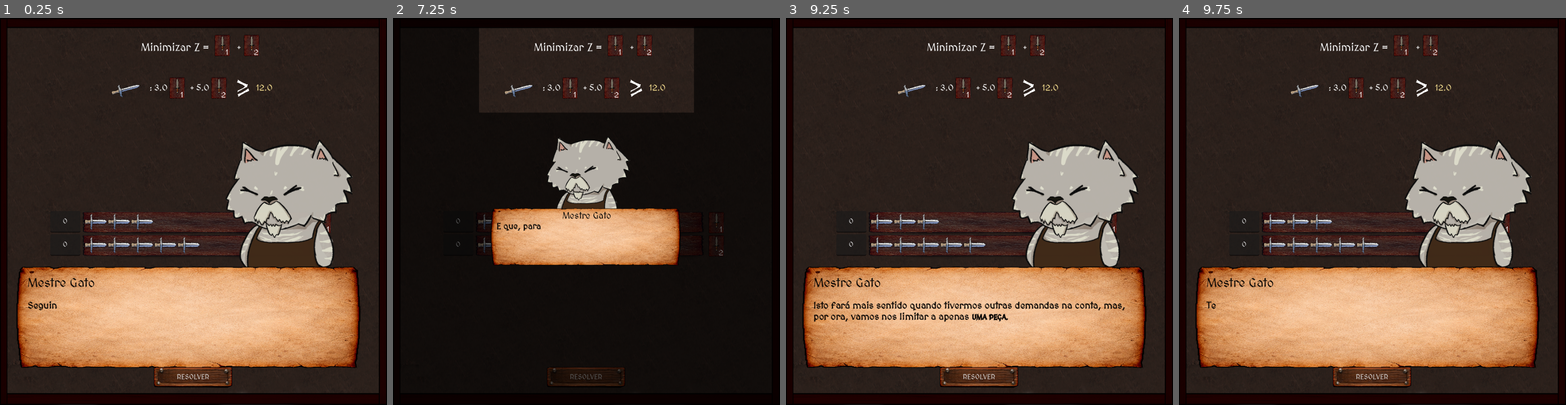
Above: before the commit, frames 1-4 (left to right).
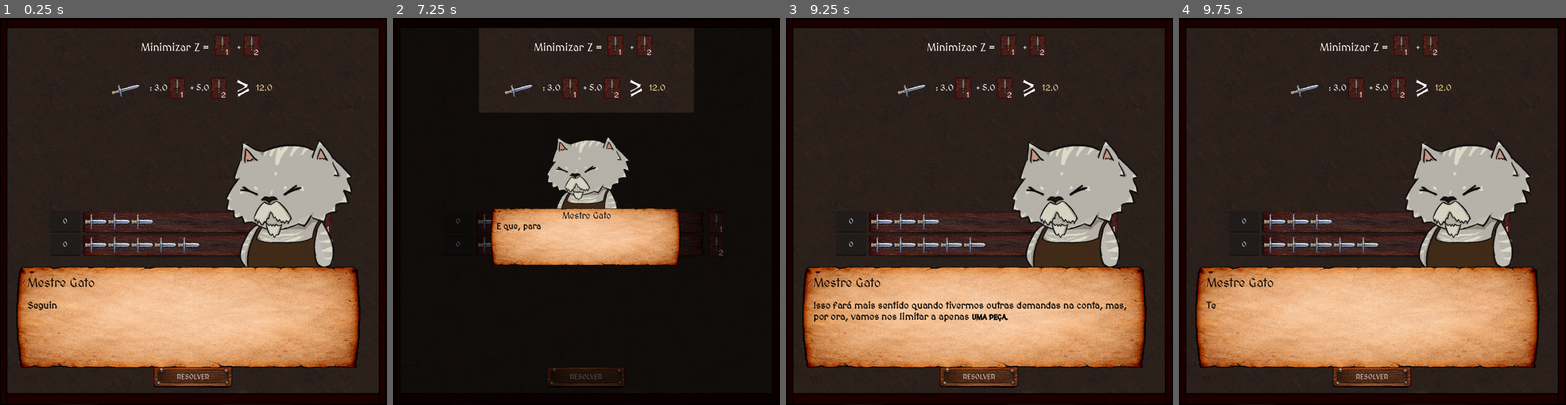
Above: after the commit, the same moments.

Repository: VitaumOS/Jogo_IC-Godot
Game: Godot game, scene res://scene/TreinoModelagem.tscn
Two runs of this game, one before a commit and one after it. Both use one fixed random seed, a clock stepped at 60 frames per second and the inputs below. This scene is started directly instead of the project's main scene.
Inputs (mouse positions are in pixels of both pictures, inside the frame that each line leads up to):
- Up to frame 1 (0.25 s): no input
- Up to frame 2 (7.25 s): tap Enter (ui_accept) at 0.5, 0.77, 1.25, 1.52, 2, 2.75, 3.02, 3.5, 3.77, 4.52, 5.75, 6.02, 6.77 s; move the mouse to (671, 192) at 0.52 s; click (671, 192) at 0.67 s; move the mouse to (509, 230) at 1.27 s; click (509, 230) at 1.42 s; move the mouse to (625, 126) at 2.02 s; click (625, 126) at 2.17 s; move the mouse to (567, 288) at 2.77 s; click (567, 288) at 2.92 s; move the mouse to (702, 269) at 3.52 s; click (702, 269) at 3.67 s; move the mouse to (470, 153) at 4.27 s; click (470, 153) at 4.42 s; move the mouse to (605, 211) at 5.02 s; click (605, 211) at 5.17 s; move the mouse to (528, 114) at 5.77 s; click (528, 114) at 5.92 s; move the mouse to (671, 192) at 6.52 s; click (671, 192) at 6.67 s
- Up to frame 3 (9.25 s): move the mouse to (902, 230) at 7.27 s; click (902, 230) at 7.42 s; tap Enter (ui_accept) at 7.52, 9.02 s; move the mouse to (1018, 126) at 8.02 s; click (1018, 126) at 8.17 s; move the mouse to (960, 288) at 8.77 s; click (960, 288) at 8.92 s
- Up to frame 4 (9.75 s): move the mouse to (1488, 269) at 9.52 s; click (1488, 269) at 9.67 s

Frames 1-2 are identical in both runs. In frame 3, 1.0% of the frame differs, in the area x 8-88%, y 73-76%; in frame 4, nothing differs.

Commit message:
eu vou dar um tiro na perna

Diff:
--- a/PythonFiles/pulp_solution.json
+++ b/PythonFiles/pulp_solution.json
@@ -1,7 +1,10 @@
 {
     "status": "Optimal",
-    "chapas_usadas": 2,
+    "chapas_usadas": 10,
     "plano_corte": {
-        "Padrao_1": 2
+        "Padrao_5": 1,
+        "Padrao_8": 4,
+        "Padrao_10": 1,
+        "Padrao_12": 4
     }
 }
--- a/data_json/dialogos.json
+++ b/data_json/dialogos.json
@@ -119,7 +119,7 @@
       "texto": "Quando quiser escolher um contrato, clique no botão 'aceitar contrato' para ele ser enviado a sua ferraria!",
       "coordenada": [450, 330],
       "foco_pos": [450, 270],
-      "foco_tamanho": [800, 60]
+      "foco_tamanho": [800, 70]
     }
   ],
 
@@ -171,7 +171,7 @@
       "retrato": "res://Sprite/gatinhos/NekoJorge.png",
       "coordenada": [615, 450],
       "foco_pos": [135, 730],
-      "foco_tamanho": [150, 40],
+      "foco_tamanho": [130, 40],
       "texto": "Preste atenção! Aquela barra [b]VERMELHA[/b] ali embaixo apareceu. Isso significa [b]DESPERDICIO[/b]! "
     },
     {
@@ -179,14 +179,14 @@
       "retrato": "res://Sprite/gatinhos/NekoJorge.png",
       "coordenada": [615, 450],
       "foco_pos": [135, 730],
-      "foco_tamanho": [150, 40],
+      "foco_tamanho": [130, 40],
       "texto": "Você cortou mais peças do que o cliente pediu. Cada pedaço que sobra é dinheiro jogado no lixo!"
     },
     {
       "nome": "Jorge",
       "retrato": "res://Sprite/gatinhos/NekoJorge.png",
       "coordenada": [615, 450],
-      "texto": "É normal desperdiçar, as vezes o molde que você vai usar vai ultrapassar o limite, mas é sempre bom evitar e fazer escolhas mais econômicas!"
+      "texto": "É normal desperdiçar, às vezes o molde que você vai usar vai ultrapassar o limite, mas é sempre bom evitar e fazer escolhas mais econômicas!"
     }
   ],
 
@@ -229,7 +229,7 @@
   "2": [
     {
       "nome": "Jorge",
-      "texto": "Ufa, o primeiro dia foi tranquilo. Mas olhe o chão da ferraria... está cheio de retalhos e pedaços de metal que sobraram dos cortes. Seria bom termos uma noção do quanto a gente tá desperdiçando,né.",
+      "texto": "Ufa, o primeiro dia foi tranquilo. Mas olhe o chão da ferraria... está cheio de retalhos e pedaços de metal que sobraram dos cortes. Seria bom termos uma noção do quanto a gente está desperdiçando,né.",
       "retrato": "res://Sprite/gatinhos/NekoJorge.png"
     },
     {
@@ -315,7 +315,7 @@
 
     {
       "nome": "Mestre Gato",
-      "texto": "Esse problema que você está lidando é chamado de [b]O PROBLEMA DO CORTE UNIDIMENSIONAL[/b]. Ele é unidimensional porque apenas uma dimensão das chapas importa para definir a arma: a largura. ",
+      "texto": "Esse problema que você está lidando é chamado de [b]O PROBLEMA DO CORTE UNIDIMENSIONAL[/b]. Ele é unidimensional porque a chapa tem uma largura fixa e nós só cortamos ao longo de uma dimensão. ",
       "retrato": "res://Sprite/gatinhos/Ferreiro.png"
     },
 
@@ -384,7 +384,7 @@
     },
     {
       "nome": "Mestre Gato",
-      "texto": "E que, para conseguir o menor valor possível, a quantidade de adagas produzidas deve ser maior ou igual à 12! ",
+      "texto": "E que, para conseguir o menor valor possível, a quantidade de adagas produzidas deve ser maior ou igual a 12! ",
       "retrato": "res://Sprite/gatinhos/Ferreiro.png",
       "coordenada": [450, 300],
       "foco_pos": [450, 120],
@@ -401,7 +401,7 @@
 
     {
       "nome": "Mestre Gato",
-      "texto": "Isto fará mais sentido quando tivermos outras demandas na conta, mas, por ora, vamos nos limitar a apenas [b]UMA PEÇA[/b].",
+      "texto": "Isso fará mais sentido quando tivermos outras demandas na conta, mas, por ora, vamos nos limitar a apenas [b]UMA PEÇA[/b].",
       "retrato": "res://Sprite/gatinhos/Ferreiro.png"
     },
 
@@ -463,7 +463,7 @@
 
     {
       "nome": "Mestre Gato",
-      "texto": "Nesse problema em questão, existe 3 formas de selecionar os padrões de corte de forma que você atenda a demanda e gaste o mínimo possível. Você sabe quais são? Vou te dar uma dica: O algoritmo para esse problema diz que é necessário [b]APENAS 3 CHAPAS[/b]",
+      "texto": "Nesse problema em questão, existem 3 formas de selecionar os padrões de corte de forma que você atenda a demanda e gaste o mínimo possível. Você sabe quais são? Vou te dar uma dica: O algoritmo para esse problema diz que é necessário [b]APENAS 3 CHAPAS[/b]",
       "retrato": "res://Sprite/gatinhos/Ferreiro.png"
     }
 
@@ -484,13 +484,13 @@
 
     {
       "nome": "Mestre Gato",
-      "texto": "Tem certas coisas no mundo que precisamos de ferramentas computacionais para encontrar a melhor solução. Usamos isso em quase tudo na vida: Contabilidade, trajeto para ir à algum lugar e, no nosso caso, resolver contratos na minha ferraria!",
-      "retrato": "res://Sprite/gatinhos/Ferreiro.png"
-    },
-
-    {
-      "nome": "Mestre Gato",
-      "texto": "Quando terminar essa última modelagem, você terá acesso à esse algoritmo para resolver os contratos da ferraria. Você já entendeu como funciona aqui, então deixarei com você agora, boa sorte!",
+      "texto": "Tem certas coisas no mundo que precisamos de ferramentas computacionais para encontrar a melhor solução. Usamos isso em quase tudo na vida: Contabilidade, trajeto para ir a algum lugar e, no nosso caso, resolver contratos na minha ferraria!",
+      "retrato": "res://Sprite/gatinhos/Ferreiro.png"
+    },
+
+    {
+      "nome": "Mestre Gato",
+      "texto": "Quando terminar essa última modelagem, você terá acesso a esse algoritmo para resolver os contratos da ferraria. Você já entendeu como funciona aqui, então deixarei com você agora, boa sorte!",
       "retrato": "res://Sprite/gatinhos/Ferreiro.png"
     }
 
--- a/scene/Cena_1.tscn
+++ b/scene/Cena_1.tscn
@@ -53,29 +53,26 @@
 offset_right = 766.0
 offset_bottom = 53.0
 
-[node name="Controle_Corpo" type="Control" parent="UI" unique_id=1039932040]
-layout_mode = 3
-anchors_preset = 0
-offset_left = 45.0
-offset_top = 96.0
-offset_right = 545.0
-offset_bottom = 396.0
+[node name="ScrollContainer" type="ScrollContainer" parent="UI" unique_id=129733797]
+anchors_preset = 15
+anchor_right = 1.0
+anchor_bottom = 1.0
+offset_left = 328.0
+offset_top = 104.0
+offset_right = -54.0
+offset_bottom = -299.0
+grow_horizontal = 2
+grow_vertical = 2
 
-[node name="ScrollContainer" type="ScrollContainer" parent="UI/Controle_Corpo" unique_id=223529208]
-layout_mode = 0
-offset_left = 264.0
-offset_top = 1.0
-offset_right = 838.0
-offset_bottom = 501.0
+[node name="PadraoCorteSalvo" type="HBoxContainer" parent="UI/ScrollContainer" unique_id=1545570322]
+custom_minimum_size = Vector2(56.69, 0)
+layout_mode = 2
+size_flags_horizontal = 3
+offset_transform_enabled = true
+theme_override_constants/separation = 64
 
-[node name="PadraoCorteSalvo" type="HBoxContainer" parent="UI/Controle_Corpo/ScrollContainer" unique_id=1545570322]
-custom_minimum_size = Vector2(542.56, 0)
-custom_maximum_size = Vector2(755.83, -1)
-layout_mode = 2
-theme_override_constants/separation = 67
-
-[node name="LinhaListaPadrao" parent="UI/Controle_Corpo/ScrollContainer/PadraoCorteSalvo" unique_id=282406503 instance=ExtResource("7_i1ld1")]
-custom_minimum_size = Vector2(0, 325.75)
+[node name="LinhaListaPadrao" parent="UI/ScrollContainer/PadraoCorteSalvo" unique_id=282406503 instance=ExtResource("7_i1ld1")]
+visible = false
 layout_mode = 2
 
 [node name="Contrato_visualizacao" parent="UI" unique_id=1164244224 instance=ExtResource("7_6qt7c")]
--- a/scene/TreinoModelagem.tscn
+++ b/scene/TreinoModelagem.tscn
@@ -101,7 +101,7 @@
 custom_minimum_size = Vector2(150, 0)
 layout_mode = 2
 theme_override_styles/normal = ExtResource("3_b2rob")
-text = "VOLTAR"
+text = "MODELAGEM"
 
 [node name="SistemaDialogo" parent="." unique_id=477801998 instance=ExtResource("5_gp12c")]
 visible = false
--- a/script/Main.gd
+++ b/script/Main.gd
@@ -4,7 +4,7 @@
 @export var cena_resultado_dinheiro: PackedScene
 
 # --- REFERÊNCIAS DE NÓS ---
-@onready var vbox_padroes_lista = $UI/Controle_Corpo/ScrollContainer/PadraoCorteSalvo
+@onready var vbox_padroes_lista = $UI/ScrollContainer/PadraoCorteSalvo
 @onready var popup = $PopUp
 @onready var contrato_visualizacao = $UI/Contrato_visualizacao
 
--- a/script/TreinoModelagem.gd
+++ b/script/TreinoModelagem.gd
@@ -191,4 +191,4 @@
 	btn_voltar.visible = true
 
 func _on_voltar_pressed():
-	get_tree().change_scene_to_file("res://scene/Cena_1.tscn")
+	get_tree().change_scene_to_file("res://scene/ModelagemMatematica.tscn")
--- a/script/abas.gd
+++ b/script/abas.gd
@@ -41,7 +41,7 @@
 	popup.mostrar_confirmacao("Deseja finalizar o dia?")
 	var confirma = await popup.resposta
 	if confirma:
-		if !Global.fez_contrato_diario:
+		if Global.fez_contrato_diario:
 			popup.mostrar_mensagem("Você precisa fazer ao menos um contrato!")
 			var confirma2 = await popup.resposta
 			if confirma2:
--- a/script/global.gd
+++ b/script/global.gd
@@ -2,11 +2,11 @@
 
 const CUSTO_DIARIO = 200
 const DIA_FINAL: int = 7
-const DINHEIRO_INICIAL: int = 800
+const DINHEIRO_INICIAL: int = 5200
 
 var tamanho_container: float = 500.0
 var dia_atual: int = 1
-var dinheiro: int = 2200
+var dinheiro: int = DINHEIRO_INICIAL
 var ganhos_do_dia: int = 0
 var estoque_chapas: int = 0
 var preco_chapa: int = 100
Binary file changed: Sprite/escudo_larg-novo.png
